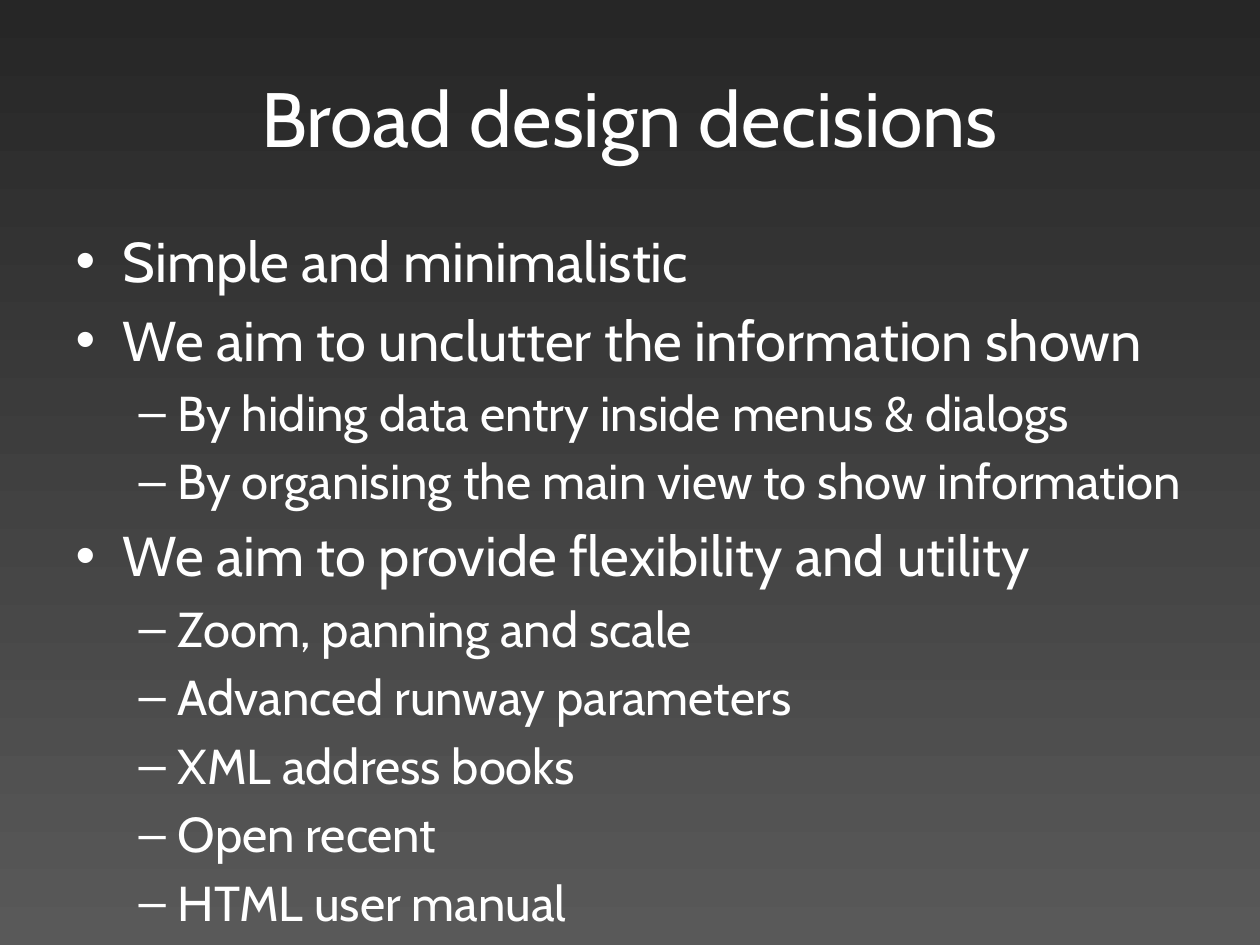
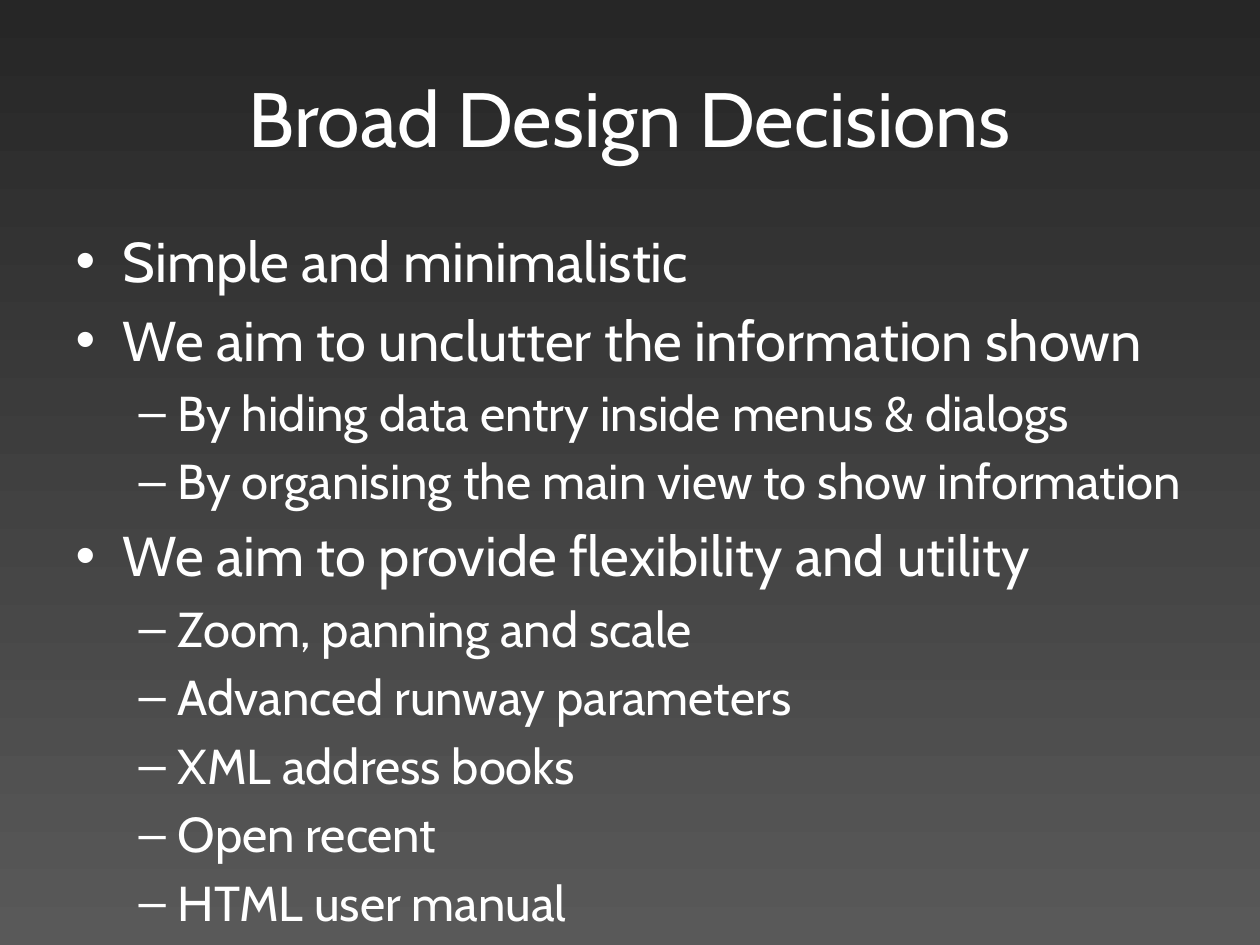
Before and after one commit to edderick/RunwayRedeclaration, a slide deck: slide 4 of doc/Final Presentation/Slides.pptx (slide 3 before the commit). Drawn at 1260x945 pixels with LibreOffice and Linux fonts; fonts in the diff are those of the drawing. Boxes give left, top, right and bottom in pixels: in the first picture for what was removed or moved away, otherwise in the second. Text is boxed around its words. In the diff, an @@ line names an element or a change of style, - is before the commit and + after.

```diff
--- a/doc/Final Presentation/Slides.pptx
+++ b/doc/Final Presentation/Slides.pptx
@@ title at (249,89,1011,164): text changed @@
-Broad design decisions
+Broad Design Decisions
```
Also in this commit, not shown: 1 other slide changed, 1 slide added.
